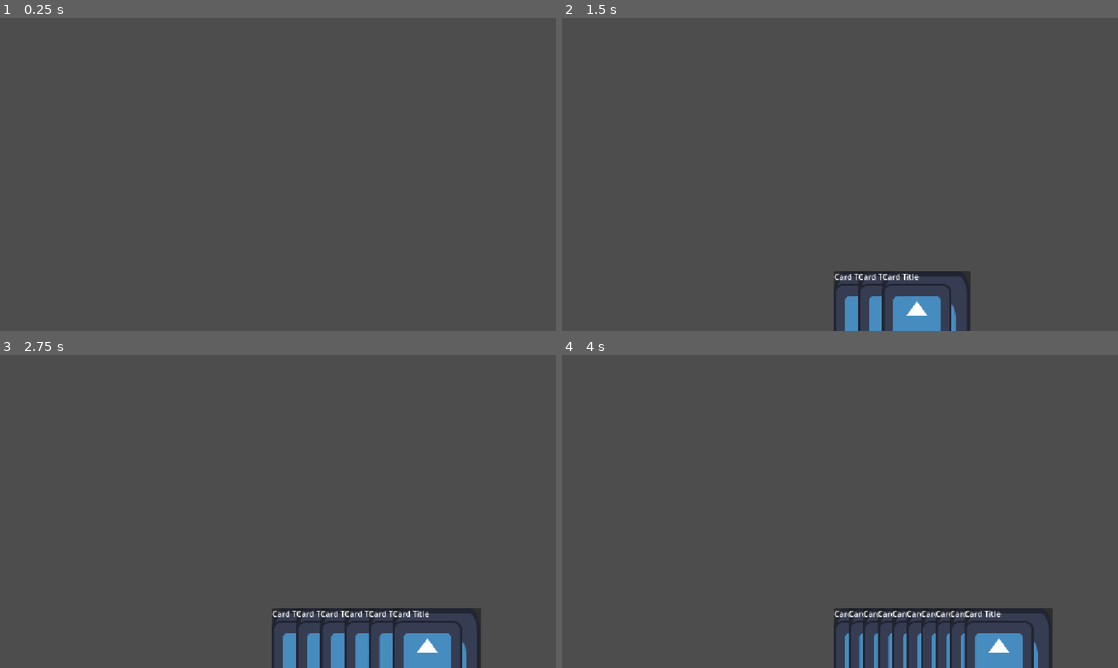
Above: before the commit, frames 1-4 (two rows, left to right).
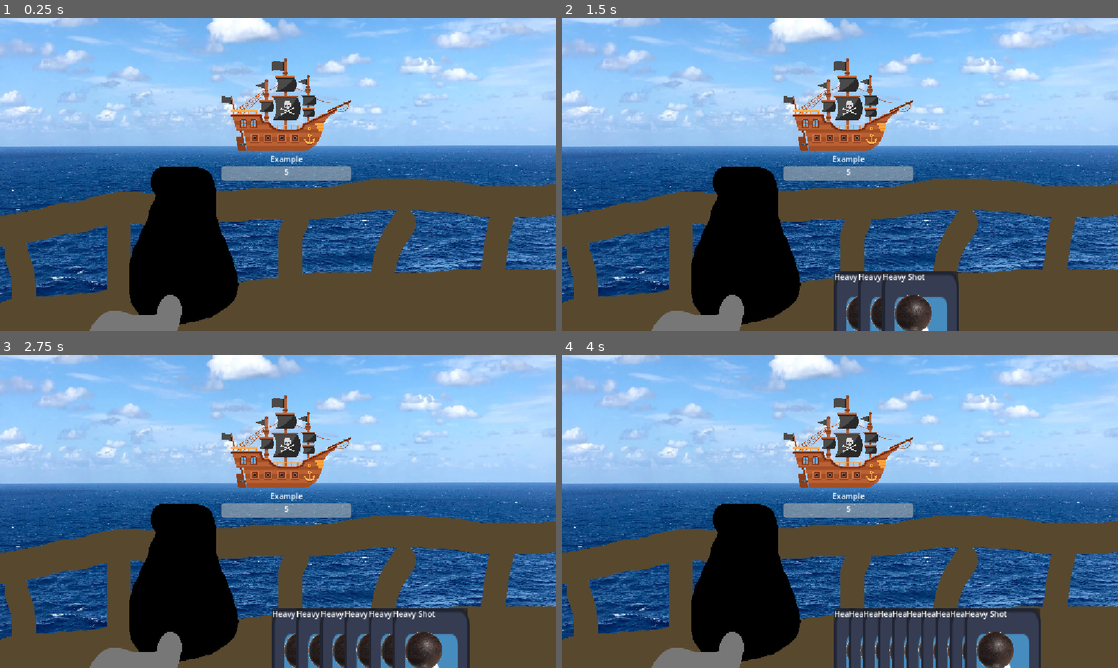
Above: after the commit, the same moments.

Repository: ataylor146/deckbuilder
Game: Godot game, scene res://board.tscn
The game is run twice, just before and just after one commit, with the same random seed, the same clock (stepped at 60 frames per second) and the same inputs. The engine's default icon, where the game draws it, is replaced by a stand-in: a white triangle on a blue panel in a dark square.
Inputs (mouse positions are in pixels of both pictures, inside the frame that each line leads up to):
- Up to frame 1 (0.25 s): no input
- Up to frame 2 (1.5 s): tap Enter (ui_accept) at 0.5, 1.35 s; move the mouse to (962, 158) at 0.52 s; hold Enter (ui_accept) 0.53-1.28 s; move the mouse to (728, 190) at 1.27 s
- Up to frame 3 (2.75 s): tap Enter (ui_accept) at 1.52, 1.82 s; move the mouse to (333, 442) at 2.02 s; hold Enter (ui_accept) from 2.03 s (still down)
- Up to frame 4 (4 s): move the mouse to (812, 574) at 2.77 s; release Enter (ui_accept) at 2.78 s; tap Enter (ui_accept) at 2.85, 3.02, 3.32 s; move the mouse to (1006, 558) at 3.52 s; hold Enter (ui_accept) from 3.53 s (still down)

The runs differ from the first frame. In frame 1, 99% of the frame differs, in the area x 0-100%, y 0-100%; in frame 2, 97%; in frame 3, 95%; in frame 4, 94%.

Commit message:
Integrated card system with damage system.

Diff:
--- a/board.gd
+++ b/board.gd
@@ -28,10 +28,14 @@
 	for i in range(cardsInHand.size()):
 		cardsInHand[i].homePosition = positions[i]
 
-func drawCard(card:PackedScene):
-	var newCard = card.instantiate()
+func drawCard(data:CardData):
+	var newCard:Card = n_card.instantiate()
+	newCard.setup(data)
 	cardsInHand.append(newCard)
+
 	add_child(newCard)
+	newCard.cardPlaced.connect(_on_card_card_placed)
+	newCard.doDamage.connect(_damage_enemy)
 	arrangeHand()
 
 
@@ -41,10 +45,14 @@
 
 func _input(event: InputEvent) -> void:
 	if event.is_action_pressed("ui_accept"):
-		drawCard(n_card)
+		drawCard(load("res://cards/heavy_shot.tres"))
 
 
 func _on_card_card_placed(card:Node) -> void:
 	if card.position.y < 200:
-		pass
-		#card.play()
+		card.play()
+		cardsInHand.erase(card)
+
+func _damage_enemy(amount:int) -> void:
+
+	$Enemy.take_damage(amount)
--- a/board.tscn
+++ b/board.tscn
@@ -1,9 +1,19 @@
 [gd_scene format=3 uid="uid://dxwoxvy4rqf1l"]
 
 [ext_resource type="Script" uid="uid://dgqif6xctajgt" path="res://board.gd" id="1_8l818"]
+[ext_resource type="Texture2D" uid="uid://bv6goo0va66f4" path="res://atlantic-ocean-1-3543557584.jpg" id="2_psm7c"]
+[ext_resource type="PackedScene" uid="uid://bt8mo5dbelmf7" path="res://enemy.tscn" id="3_8l818"]
 
 [node name="Board" type="Node2D" unique_id=687119862]
 script = ExtResource("1_8l818")
 
 [node name="Hand" type="Node2D" parent="." unique_id=1715343126]
 position = Vector2(564, 524)
+
+[node name="Background" type="Sprite2D" parent="." unique_id=1389736538]
+position = Vector2(595, 375.00006)
+scale = Vector2(0.5180556, 0.6783565)
+texture = ExtResource("2_psm7c")
+
+[node name="Enemy" parent="." unique_id=282441340 instance=ExtResource("3_8l818")]
+position = Vector2(459, 82)
--- a/card.gd
+++ b/card.gd
@@ -1,17 +1,26 @@
+class_name Card
 extends Button
 
-signal cardPlaced(Node)
+signal cardPlaced(Card)
+signal doDamage(amount:int)
 
 const MOVE_RATE := 1 # ms to clear half dist (lower is faster)
 
 var grabPos : Vector2
 var formerPos : Vector2
 var formerZ: int
+var data : CardData
 @export var homePosition : Vector2
+
+
+func setup(card_data:CardData):
+	data = card_data
+	if is_node_ready():
+		_apply_data()
 
 # Called when the node enters the scene tree for the first time.
 func _ready() -> void:
-	pass # Replace with function body.
+	_apply_data()
 
 # Called every frame. 'delta' is the elapsed time since the previous frame.
 func _process(delta: float) -> void:
@@ -30,7 +39,19 @@
 	emit_signal("cardPlaced", self)
 	z_index = formerZ
 
+func _apply_data() -> void:
+	$VBoxContainer/HBoxContainer/Title.text = data.cardName
+	$VBoxContainer/Art.texture = data.art
+	if not data.description.is_empty():
+		$VBoxContainer/Description.text = data.description
+	else:
+		$VBoxContainer/Description.text = data.getDefaultDescription()
+
 func play():
+	if data.cardType == CardData.CardType.DAMAGE:
+		emit_signal("doDamage", data.amount)
+	else:
+		print("unimplemented effect")
 	queue_free()
 
 func setHomePos(p: Vector2):
--- a/card.tscn
+++ b/card.tscn
@@ -4,14 +4,14 @@
 [ext_resource type="Texture2D" uid="uid://ds76jbuigsfso" path="res://icon.svg" id="2_q5obu"]
 
 [node name="Card" type="Button" unique_id=1031192252]
-offset_right = 183.0
-offset_bottom = 362.0
+offset_right = 156.0
+offset_bottom = 283.0
 script = ExtResource("1_rjlel")
 
 [node name="TextureRect" type="TextureRect" parent="." unique_id=1402898731]
 layout_mode = 0
-offset_right = 180.0
-offset_bottom = 359.0
+offset_right = 159.0
+offset_bottom = 287.0
 texture = ExtResource("2_q5obu")
 
 [node name="VBoxContainer" type="VBoxContainer" parent="." unique_id=81723631]
@@ -26,9 +26,11 @@
 layout_mode = 2
 text = "Card Title"
 
-[node name="TextureRect" type="TextureRect" parent="VBoxContainer" unique_id=73882550]
+[node name="Art" type="TextureRect" parent="VBoxContainer" unique_id=73882550]
 layout_mode = 2
 texture = ExtResource("2_q5obu")
+expand_mode = 5
+stretch_mode = 4
 
 [node name="Description" type="Label" parent="VBoxContainer" unique_id=943365374]
 layout_mode = 2
--- a/cards/brace.tres
+++ b/cards/brace.tres
@@ -1,12 +1,11 @@
-[gd_resource type="Resource" script_class="CardData" load_steps=2 format=3]
+[gd_resource type="Resource" script_class="CardData" format=3 uid="uid://dqgo6p3kvk5jn"]
 
+[ext_resource type="Texture2D" uid="uid://bk3kxd6e6wtwn" path="res://cannonball_PNG18-2072353241.png" id="1_4op2w"]
 [ext_resource type="Script" uid="uid://d35b34pvlmmfk" path="res://card_data.gd" id="1_cd"]
 
 [resource]
 script = ExtResource("1_cd")
 cardName = "Brace"
-description = ""
 cardType = 1
-manaCost = 1
 amount = 5
-effect = 0
+art = ExtResource("1_4op2w")
--- a/cards/heavy_shot.tres
+++ b/cards/heavy_shot.tres
@@ -1,12 +1,11 @@
-[gd_resource type="Resource" script_class="CardData" load_steps=2 format=3]
+[gd_resource type="Resource" script_class="CardData" format=3 uid="uid://l5hrj0oj4asg"]
 
 [ext_resource type="Script" uid="uid://d35b34pvlmmfk" path="res://card_data.gd" id="1_cd"]
+[ext_resource type="Texture2D" uid="uid://bk3kxd6e6wtwn" path="res://cannonball_PNG18-2072353241.png" id="1_jirl3"]
 
 [resource]
 script = ExtResource("1_cd")
 cardName = "Heavy Shot"
-description = ""
-cardType = 0
 manaCost = 2
 amount = 11
-effect = 0
+art = ExtResource("1_jirl3")
--- a/enemy.gd
+++ b/enemy.gd
@@ -1,30 +1,32 @@
 extends Node2D
+
+signal doDamage(amount:int)
+signal defeated
 
 var MAX_HP = 5
 var hp = MAX_HP
 var damage = 1
-@onready var progress_bar: ProgressBar = $EnemyHP
-@onready var hp_text: Label = $EnemyHP/Label
-@onready var button: Button = $"../Button"
+@onready var progress_bar: ProgressBar = $VBoxContainer/HP
+@onready var hp_text: Label = $VBoxContainer/HP/Label
 
 func _ready():
 	progress_bar.max_value = MAX_HP
-	button.pressed.connect(take_damage.bind(1))
 	update_hp_ui()
 	print(progress_bar.value)
 	print(progress_bar.max_value)
 
-func take_damage(dmg: int):
+func take_damage(dmg: int) -> void:
 	hp -= dmg
 	update_hp_ui()
-	print(hp)
 	if hp <= 0:
-		print("Enemy killed")
+		emit_signal("defeated")
 
-func do_damage():
-	$"../Player".take_damage(damage)
-	print($"../Player".hp)
+func take_turn() -> void:
+	fire_canon()
 
-func update_hp_ui():
+func fire_canon() -> void:
+	emit_signal("doDamage", randi_range(2, 4))
+
+func update_hp_ui() -> void:
 	hp_text.text = str(hp)
 	progress_bar.value = hp
--- a/enemy.tscn
+++ b/enemy.tscn
@@ -1,6 +1,42 @@
 [gd_scene format=3 uid="uid://bt8mo5dbelmf7"]
 
 [ext_resource type="Script" uid="uid://phkco4yutgq5" path="res://enemy.gd" id="1_7k104"]
+[ext_resource type="Texture2D" uid="uid://br12ykw24e6ql" path="res://pirate-ship-clip-art-1-2726867826.png" id="2_4gyqm"]
 
 [node name="Enemy" type="Node2D" unique_id=282441340]
 script = ExtResource("1_7k104")
+
+[node name="VBoxContainer" type="VBoxContainer" parent="." unique_id=1764730047]
+offset_top = 1.0
+offset_right = 269.0
+offset_bottom = 255.0
+
+[node name="TextureRect" type="TextureRect" parent="VBoxContainer" unique_id=1436865980]
+layout_mode = 2
+size_flags_vertical = 0
+texture = ExtResource("2_4gyqm")
+expand_mode = 5
+stretch_mode = 4
+
+[node name="Name" type="Label" parent="VBoxContainer" unique_id=429733419]
+layout_mode = 2
+size_flags_vertical = 0
+text = "Example"
+horizontal_alignment = 1
+
+[node name="HP" type="ProgressBar" parent="VBoxContainer" unique_id=495493396]
+custom_minimum_size = Vector2(0, 30)
+layout_mode = 2
+size_flags_vertical = 8
+show_percentage = false
+
+[node name="Label" type="Label" parent="VBoxContainer/HP" unique_id=70410804]
+layout_mode = 1
+anchors_preset = 13
+anchor_left = 0.5
+anchor_right = 0.5
+anchor_bottom = 1.0
+offset_left = -5.0
+offset_right = 5.0
+grow_horizontal = 2
+grow_vertical = 2
--- a/mainScene.tscn
+++ b/mainScene.tscn
@@ -17,36 +17,7 @@
 starting_deck = Array[ExtResource("2_vuu3o")]([ExtResource("3_0pyiw"), ExtResource("4_14l1l"), ExtResource("5_u7har"), ExtResource("6_uqts1"), ExtResource("7_0pyiw")])
 
 [node name="Enemy" parent="." unique_id=282441340 instance=ExtResource("1_g4qto")]
-
-[node name="Sprite2D" type="Sprite2D" parent="Enemy" unique_id=739728193]
-position = Vector2(137, -5)
-texture = ExtResource("2_61od6")
-
-[node name="EnemyHP" type="ProgressBar" parent="Enemy" unique_id=1716306637]
-offset_left = 46.0
-offset_top = 84.0
-offset_right = 230.0
-offset_bottom = 111.0
-step = 1.0
-show_percentage = false
-
-[node name="Label" type="Label" parent="Enemy/EnemyHP" unique_id=1115382004]
-layout_mode = 1
-anchors_preset = 15
-anchor_right = 1.0
-anchor_bottom = 1.0
-grow_horizontal = 2
-grow_vertical = 2
-text = "5 HP"
-horizontal_alignment = 1
-vertical_alignment = 1
-
-[node name="Label" type="Label" parent="Enemy" unique_id=2081927715]
-offset_left = 75.0
-offset_top = 59.0
-offset_right = 193.0
-offset_bottom = 82.0
-text = "ENEMY's NAME"
+position = Vector2(136, -80)
 
 [node name="Player" parent="." unique_id=499854778 instance=ExtResource("2_hr5et")]
 
